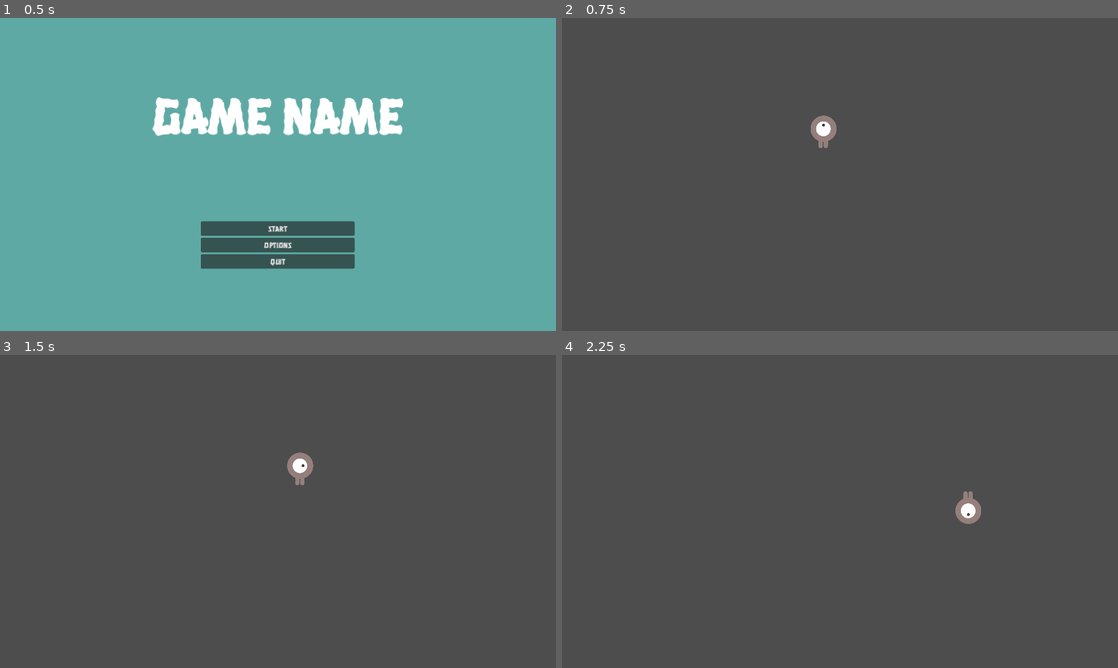
Above: before the commit, frames 1-4 (two rows, left to right).
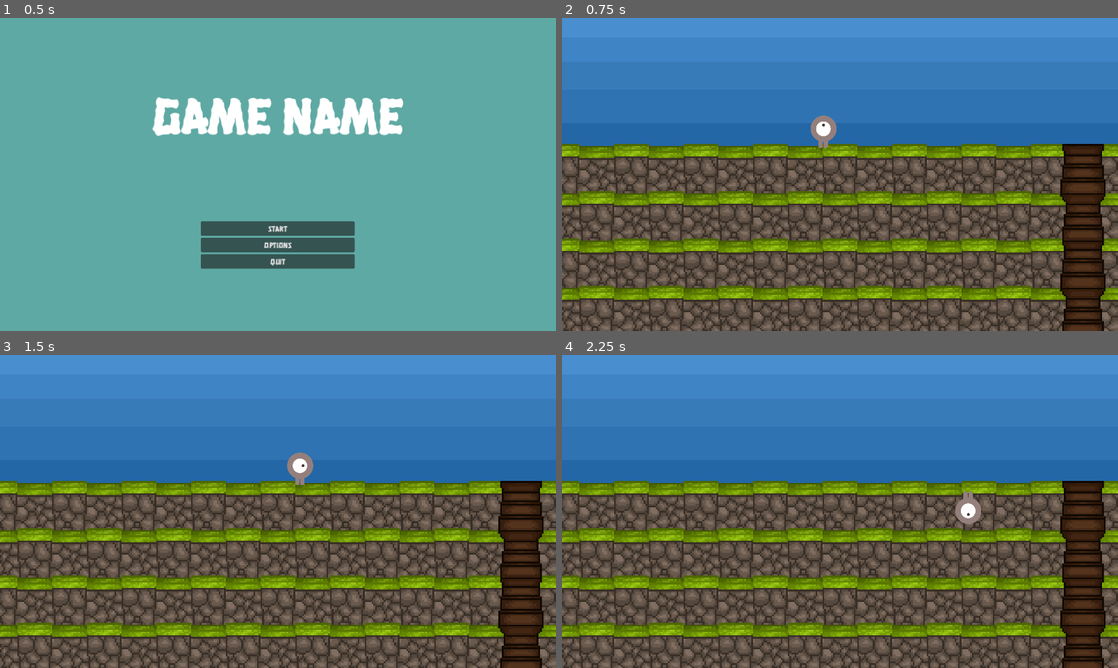
Above: after the commit, the same moments.

Repository: kprsandilya/c3-game
Game: Godot game, scene res://Menu.tscn
Same seed, same stepped clock (60 frames per second), same inputs: the game is played once before the commit and once after it.
Inputs:
- Up to frame 1 (0.5 s): no input
- Up to frame 2 (0.75 s): click "START" at 0.5 s
- Up to frame 3 (1.5 s): tap Enter at 1.25 s; hold Right (right) from 1.28 s (still down)
- Up to frame 4 (2.25 s): release Right (right) at 2.03 s; hold Down (down) from 2.03 s (still down)

Frame 1 is identical in both runs. In frame 2, 87% of the frame differs, in the area x 0-100%, y 0-100%; in frame 3, 87%; in frame 4, 87%.

Commit message:
background

Diff:
--- a/godot-game/Home Scene.tscn
+++ b/godot-game/Home Scene.tscn
@@ -1,10 +1,12 @@
-[gd_scene load_steps=8 format=3 uid="uid://cdrtq37isbgq4"]
+[gd_scene load_steps=10 format=3 uid="uid://cdrtq37isbgq4"]
 
 [ext_resource type="Script" path="res://player.gd" id="1_pmush"]
 [ext_resource type="Texture2D" uid="uid://c5a3fipxj0yty" path="res://playerGrey_up1.png" id="2_a43l3"]
 [ext_resource type="Texture2D" uid="uid://buffcws4q36wh" path="res://playerGrey_up2.png" id="3_w7hsk"]
 [ext_resource type="Texture2D" uid="uid://b8rxuco2ewm6q" path="res://playerGrey_walk1.png" id="4_quec8"]
 [ext_resource type="Texture2D" uid="uid://dm7dn2eopttcm" path="res://playerGrey_walk2.png" id="5_dpqpq"]
+[ext_resource type="Texture2D" uid="uid://n3uqt7cb1n2r" path="res://assets/farmBackground.png" id="6_d0ayr"]
+[ext_resource type="Script" path="res://background.gd" id="7_fcvgf"]
 
 [sub_resource type="SpriteFrames" id="SpriteFrames_krfgp"]
 animations = [{
@@ -49,3 +51,11 @@
 
 [node name="CollisionShape2D" type="CollisionShape2D" parent="player"]
 shape = SubResource("CapsuleShape2D_7y215")
+
+[node name="TextureRect" type="TextureRect" parent="."]
+z_index = -1
+offset_right = 1920.0
+offset_bottom = 1080.0
+scale = Vector2(0.599703, 0.604211)
+texture = ExtResource("6_d0ayr")
+script = ExtResource("7_fcvgf")
--- /dev/null
+++ b/godot-game/background.gd
@@ -0,0 +1,10 @@
+extends TextureRect
+
+
+# Called when the node enters the scene tree for the first time.
+func _ready():
+	update_size()
+	get_viewport().connect("size_changed", update_size)
+
+func update_size():
+	size = get_viewport_rect().size
--- a/godot-game/player.gd
+++ b/godot-game/player.gd
@@ -1,6 +1,7 @@
 extends CharacterBody2D
 @export var speed = 400
 var screen_size
+signal hit
 
 
 # Called when the node enters the scene tree for the first time.
